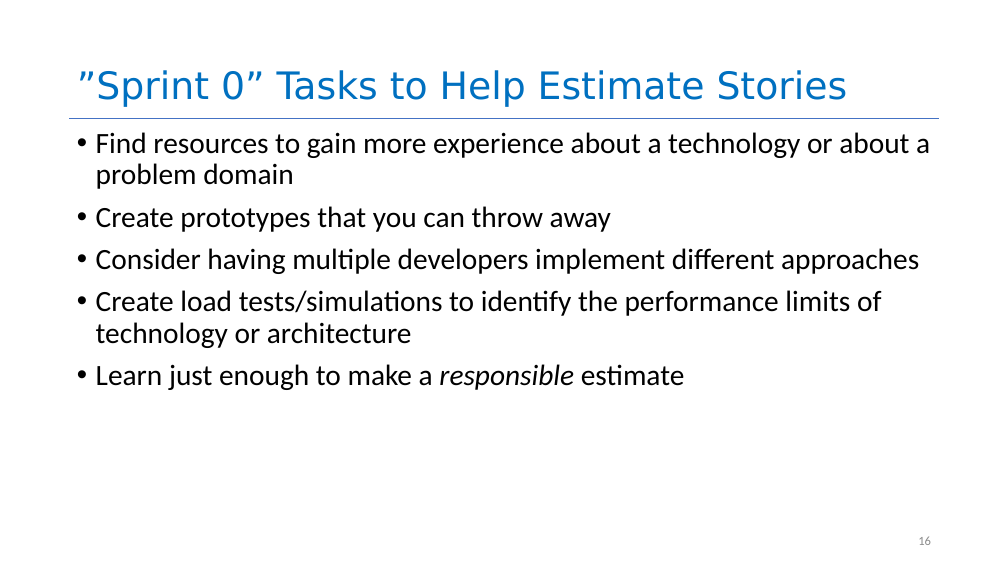
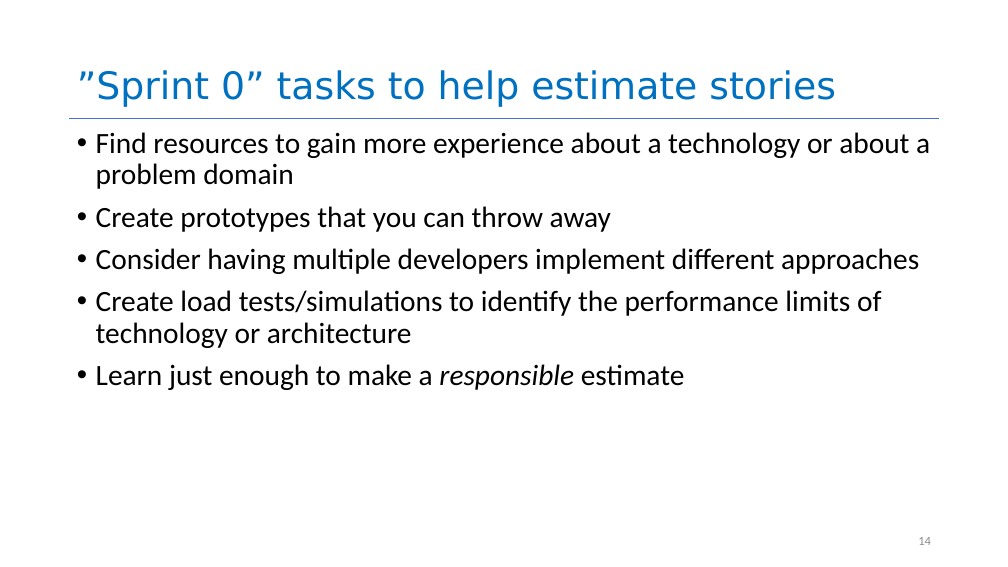
Before and after one commit to neu-se/CS4530-Fall-2026, a slide deck: slide 14 of Slides/Module 07.3 Agile Planning and Estimation.pptx (slide 16 before the commit). Drawn at 1008x567 pixels with LibreOffice and Linux fonts; fonts in the diff are those of the drawing. Boxes give left, top, right and bottom in pixels: in the first picture for what was removed or moved away, otherwise in the second. Text is boxed around its words. In the diff, an @@ line names an element or a change of style, - is before the commit and + after.

```diff
--- a/Slides/Module 07.3 Agile Planning and Estimation.pptx
+++ b/Slides/Module 07.3 Agile Planning and Estimation.pptx
@@ title at bbox=[77, 70, 835, 107]: text changed @@
-”Sprint 0” Tasks to Help Estimate Stories
+”Sprint 0” tasks to help estimate stories
@@ page number at bbox=[918, 537, 931, 545]: text changed @@
-16
+14
```
Also in this commit, not shown: 5 other slides changed, 2 slides removed, 6 other files.
